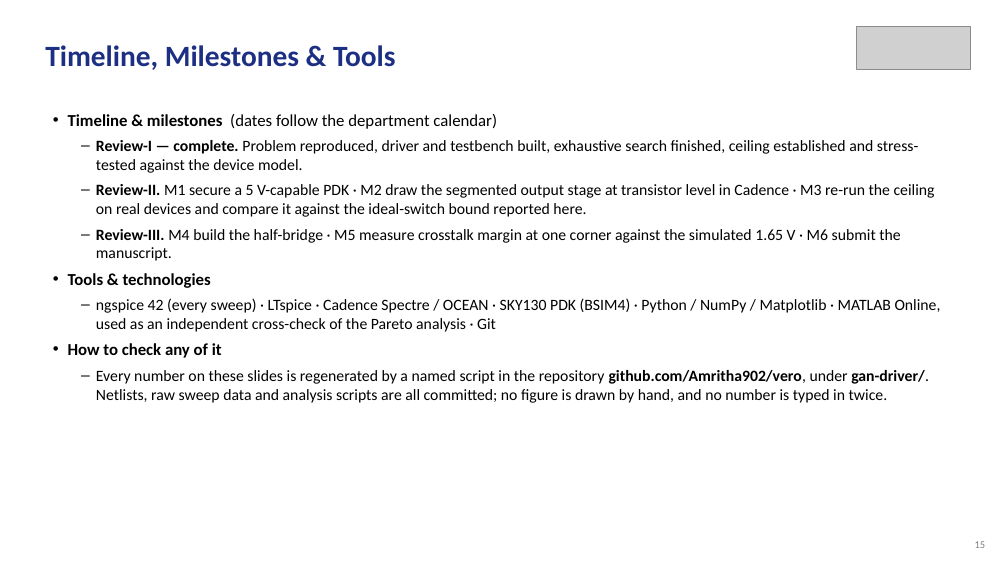
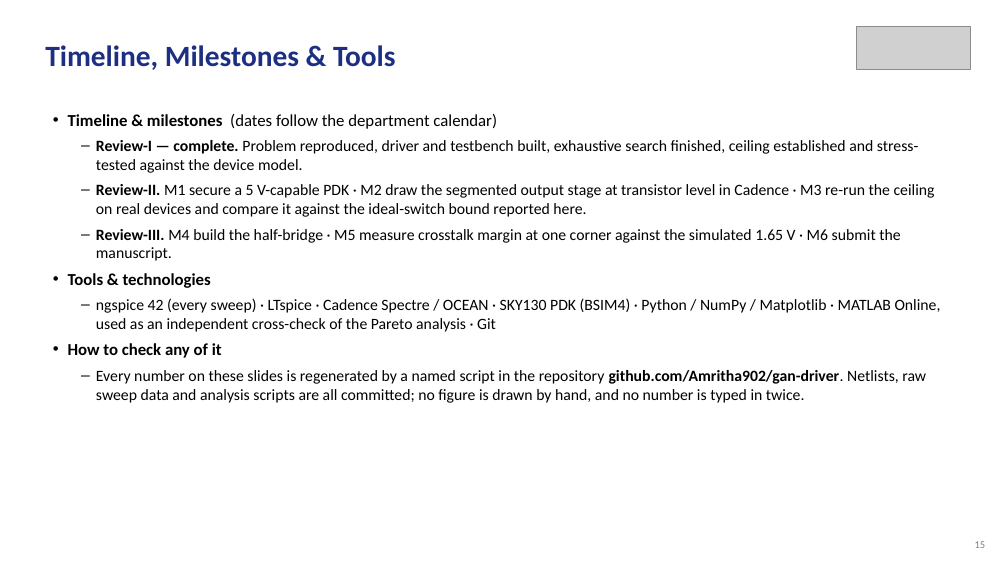
Before and after one commit to Amritha902/gan-driver, a slide deck: slide 15 of review/Review1_GaN_Segmented_Gate_Driver.pptx. Drawn at 1008x567 pixels with LibreOffice and Linux fonts; fonts in the diff are those of the drawing; grey boxes stand for pictures. Boxes give left, top, right and bottom in pixels: in the first picture for what was removed or moved away, otherwise in the second. Text is boxed around its words. In the diff, an @@ line names an element or a change of style, - is before the commit and + after.

```diff
--- a/review/Review1_GaN_Segmented_Gate_Driver.pptx
+++ b/review/Review1_GaN_Segmented_Gate_Driver.pptx
@@ text at (96,370,926,403): text changed @@
-– Every number on these slides is regenerated by a named script in the repository github.com/Amritha902/vero, under gan-driver/. Netlists, raw sweep data and analysis scripts are all committed; no figure is drawn by hand, and no number is typed in twice.
+– Every number on these slides is regenerated by a named script in the repository github.com/Amritha902/gan-driver. Netlists, raw sweep data and analysis scripts are all committed; no figure is drawn by hand, and no number is typed in twice.
```
Also in this commit, not shown: 1 other file.
